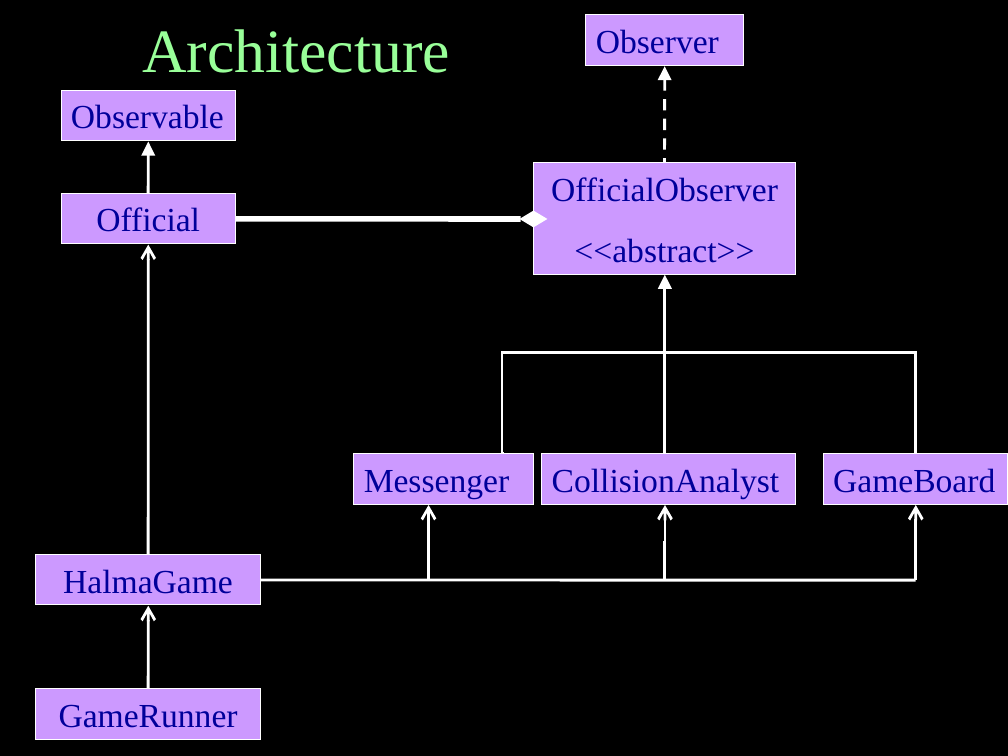
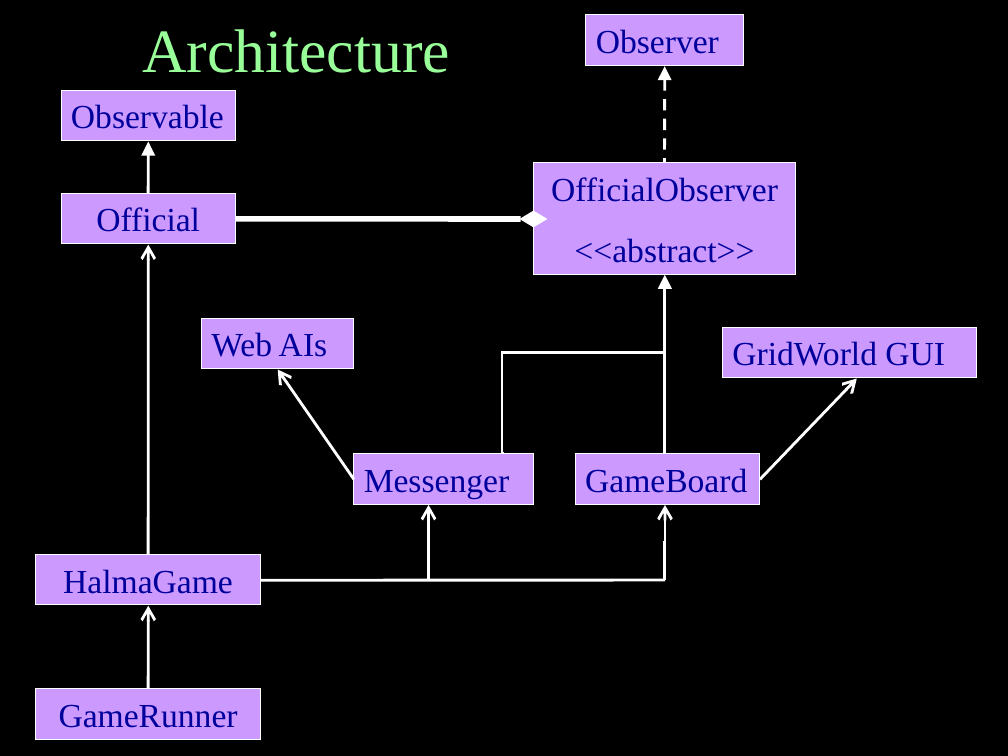
Before and after one commit to vipulkohli/JHalma, a slide deck: slide 3 of JHalmaPres.ppt. Drawn at 1008x756 pixels with LibreOffice and Linux fonts; fonts in the diff are those of the drawing. Boxes give left, top, right and bottom in pixels: in the first picture for what was removed or moved away, otherwise in the second. Text is boxed around its words. In the diff, an @@ line names an element or a change of style, - is before the commit and + after.

Commit message:
Refined architecture in pres

```diff
--- a/JHalmaPres.ppt
+++ b/JHalmaPres.ppt
@@ rectangle added at (202,319,354,369), fill #CC99FF, outline #FFFFFF 0.74 pt, 24 pt, text #00009A @@
+Web AIs
@@ rectangle added at (723,327,977,377), fill #CC99FF, outline #FFFFFF 0.74 pt, 24 pt, text #00009A @@
+GridWorld GUI
@@ elbow line removed from (664, 353) to (915, 454) @@
@@ arrow added from (354, 480) to (278, 370), #FFFFFF 2.01 pt @@
@@ arrow added from (760, 480) to (857, 379), #FFFFFF 2.01 pt @@
@@ rectangle removed at (542,454,796,504) @@
-CollisionAnalyst
@@ rectangle "GameBoard": place and size @@
-rectangle "GameBoard" at (824,454,1008,504)
+rectangle "GameBoard" at (576,454,760,504)
@@ elbow arrow removed from (915, 581) to (916, 505) @@
@@ line moved from (915, 581) - (260, 580) to (665, 580) - (260, 581) @@
```
Also in this commit, not shown: 1 other slide changed.
